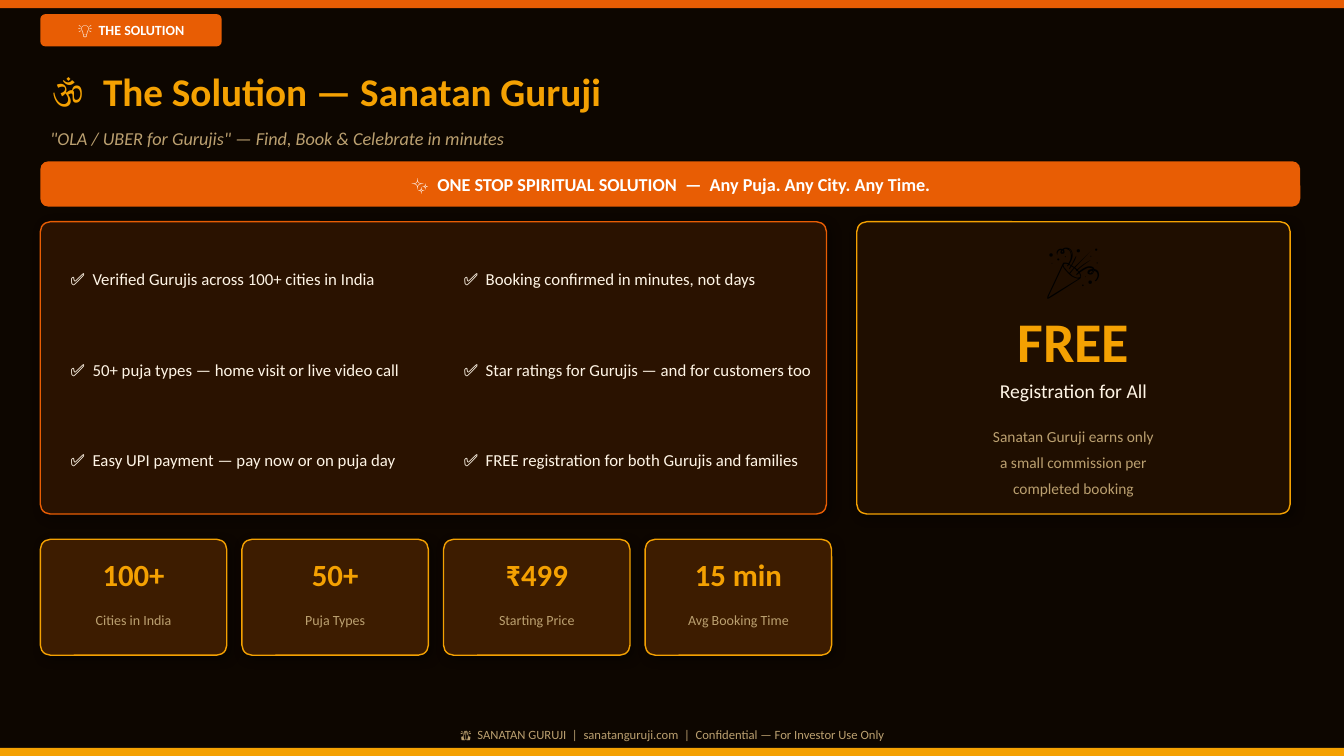
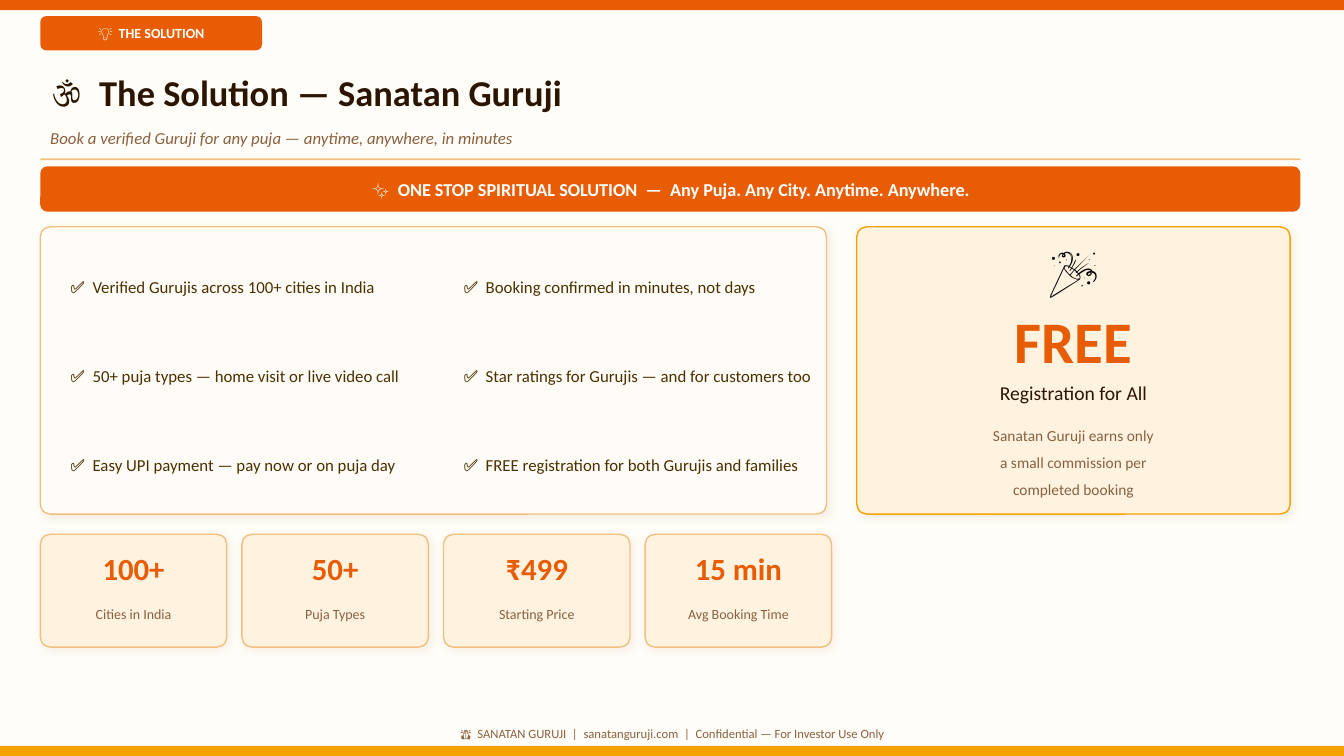
Before and after one commit to kulkarniojus/guruji-connect, a slide deck: slide 3 of attached_assets/SanatanGuruji_PitchDeck_Final.pptx. Drawn at 1344x756 pixels with LibreOffice and Linux fonts; fonts in the diff are those of the drawing. Boxes give left, top, right and bottom in pixels: in the first picture for what was removed or moved away, otherwise in the second. Text is boxed around its words. In the diff, an @@ line names an element or a change of style, - is before the commit and + after.

```diff
--- a/attached_assets/SanatanGuruji_PitchDeck_Final.pptx
+++ b/attached_assets/SanatanGuruji_PitchDeck_Final.pptx
@@ background #0D0600 to #FFFDF8 @@
@@ text "💡 THE SOLUTION": place and size @@
-text "💡 THE SOLUTION" at <box>99,26,184,35</box>
+text "💡 THE SOLUTION" at <box>119,29,204,38</box>
@@ rounded rectangle: place and size @@
-rounded rectangle at <box>40,14,222,46</box>
+rounded rectangle at <box>40,16,262,50</box>
@@ rounded rectangle at <box>40,16,262,50</box>: proportions changed @@
@@ text "🕉 The Solution — Sanatan ..." at <box>99,80,562,112</box>: size 28 to 26 pt, text colour #F4A102 to #2C1500 @@
@@ text at <box>50,132,512,147</box>: text changed; size 13 to 12 pt; text colour #BBA070 to #8A6040 @@
-"OLA / UBER for Gurujis" — Find, Book & Celebrate in minutes
+Book a verified Guruji for any puja — anytime, anywhere, in minutes
@@ rounded rectangle at <box>40,166,1301,212</box>: proportions changed @@
@@ 2 texts, 1 rounded rectangle: place and size @@
-2 texts, 1 rounded rectangle at <box>40,161,1301,288</box>
+2 texts, 1 rounded rectangle at <box>40,166,1301,296</box>
@@ line added from (40, 159) to (1301, 159), #F0C080 1.2 pt @@
@@ text at <box>398,183,970,199</box>: text changed @@
-✨ ONE STOP SPIRITUAL SOLUTION — Any Puja. Any City. Any Time.
+✨ ONE STOP SPIRITUAL SOLUTION — Any Puja. Any City. Anytime. Anywhere.
@@ rounded rectangle: place and size @@
-rounded rectangle at <box>40,222,827,514</box>
+rounded rectangle at <box>40,227,827,514</box>
@@ rounded rectangle at <box>40,227,827,514</box>: fill #2A1200 to #FFFCF7; outline #E85D04 1 pt to #F0C080 1 pt; shadow changed; proportions changed @@
@@ text "🎉" at <box>857,237,1291,302</box>: size 40 to 36 pt @@
@@ rounded rectangle: place and size @@
-rounded rectangle at <box>857,222,1291,514</box>
+rounded rectangle at <box>857,227,1291,514</box>
@@ rounded rectangle at <box>857,227,1291,514</box>: fill #1F0E00 to #FFF3E0; shadow changed; proportions changed @@
@@ text colour #FFF5E6 to #4A3000 in 6 elements at <box>93,459,395,474</box>, <box>486,459,798,474</box>, <box>93,370,399,385</box>, <box>486,370,811,385</box>, <box>93,281,375,296</box>, <box>486,281,756,296</box> @@
@@ text "FREE" at <box>1015,325,1132,363</box>: size 40 to 42 pt, text colour #F4A102 to #E85D04 @@
@@ text "Registration for All" at <box>1000,386,1147,404</box>: text colour #FFF5E6 to #2C1500 @@
@@ text "Sanatan Guruji earns only" at <box>993,430,1154,498</box>: text colour #BBA070 to #8A6040; line spacing 1.4 to 1.45 @@
@@ 4 rounded rectangles: place and size @@
-4 rounded rectangles at <box>40,539,832,655</box>
+4 rounded rectangles at <box>40,534,832,647</box>
@@ fill #3D1C00 to #FFF3E0; outline #F4A102 1 pt to #F0C080 1 pt; shadow changed; proportions changed in 4 elements at <box>40,534,227,647</box>, <box>242,534,429,647</box>, <box>444,534,630,647</box>, <box>645,534,832,647</box> @@
@@ text colour #F4A102 to #E85D04 in 4 elements at <box>103,560,165,581</box>, <box>312,560,358,581</box>, <box>506,560,568,580</box>, <box>695,558,782,580</box> @@
@@ text colour #BBA070 to #8A6040 in 5 elements at <box>477,729,885,740</box>, <box>305,609,365,622</box>, <box>499,609,574,622</box>, <box>688,609,789,622</box>, <box>96,609,171,619</box> @@
```
Also in this commit, not shown: 10 other slides changed, 2 other files.
